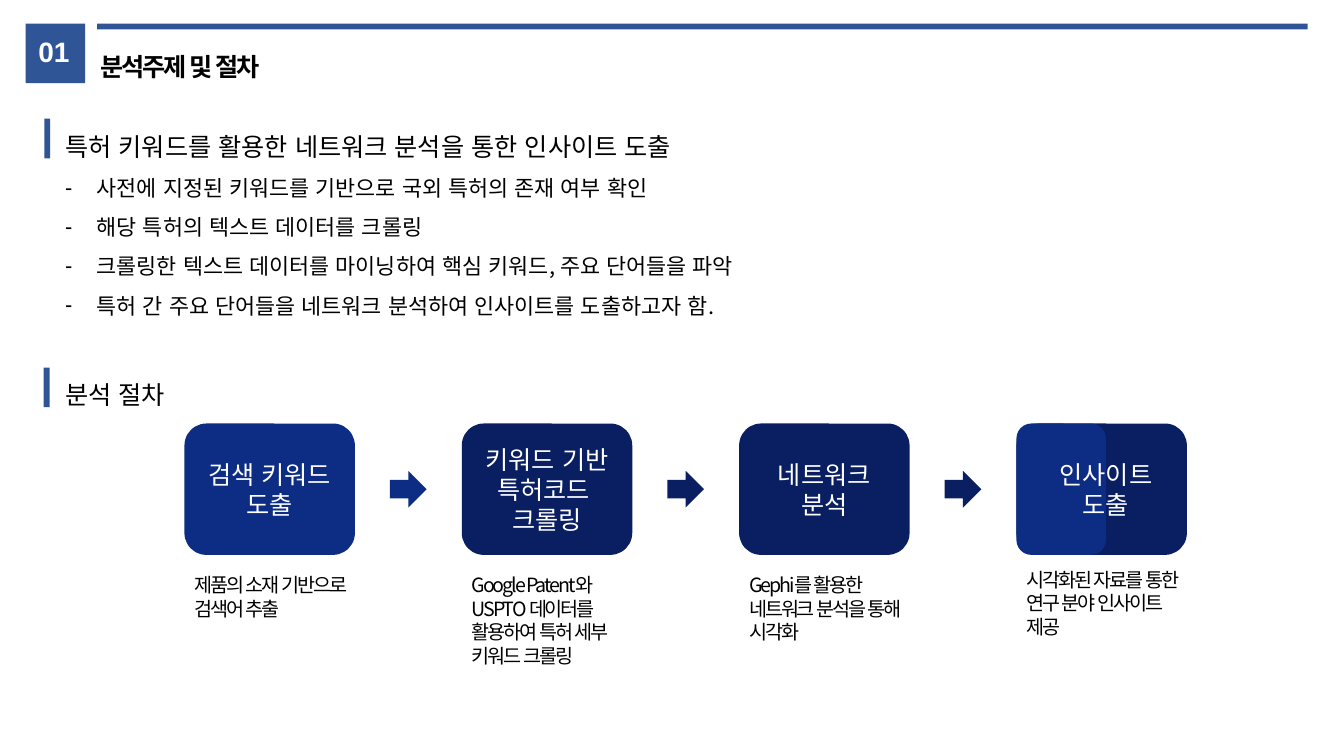
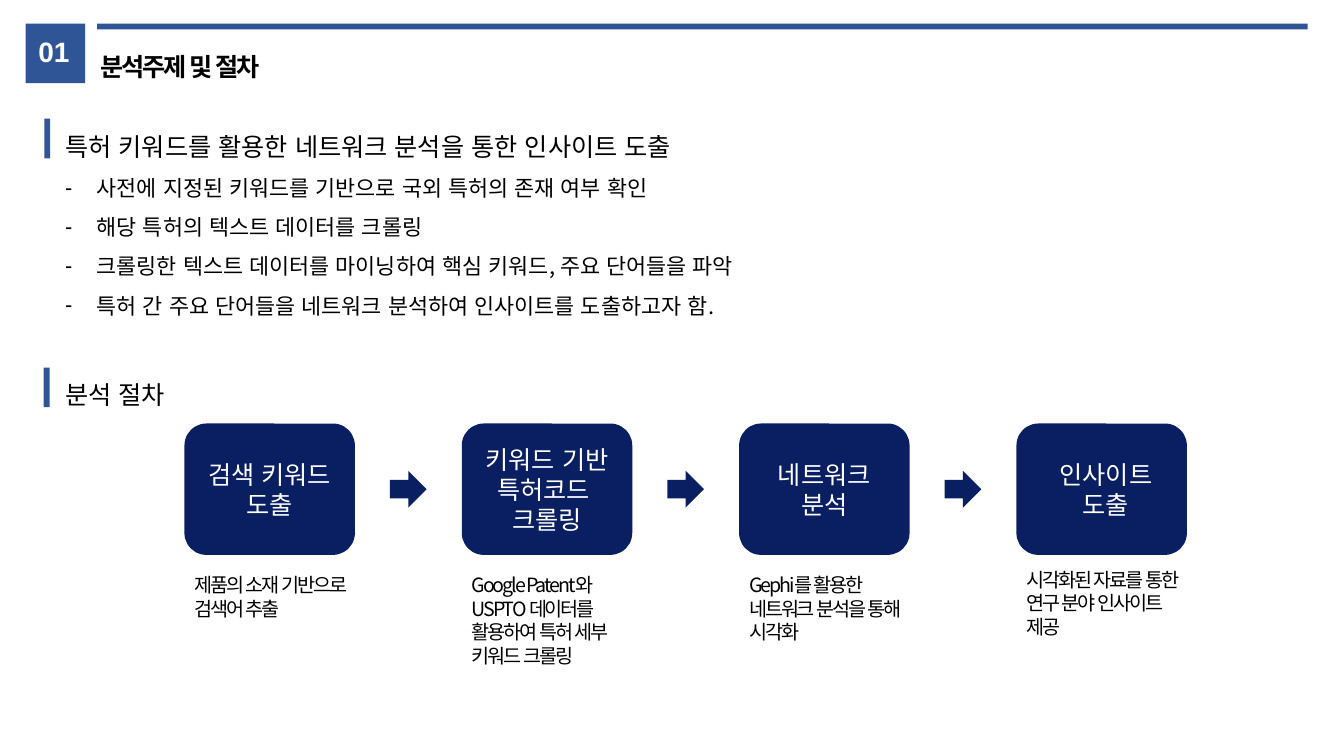
Before and after one commit to JYPark312/electronic_manufacture_2021, a slide deck: slide 5 of presentation.pptx. Drawn at 1344x756 pixels with LibreOffice and Linux fonts; fonts in the diff are those of the drawing. Boxes give left, top, right and bottom in pixels: in the first picture for what was removed or moved away, otherwise in the second. Text is boxed around its words. In the diff, an @@ line names an element or a change of style, - is before the commit and + after.

```diff
--- a/presentation.pptx
+++ b/presentation.pptx
@@ rounded rectangle "검색 키워드 도출" at (185, 423, 355, 555): fill #0D2D84 to #0A1F62 @@
@@ rounded rectangle removed at (1016, 423, 1106, 555) @@
@@ right arrow at (390, 471, 426, 507): fill #0D2D84 to #0A1F62 @@
```
Also in this commit, not shown: 5 other slides changed, 8 slides added, 2 slides removed.
